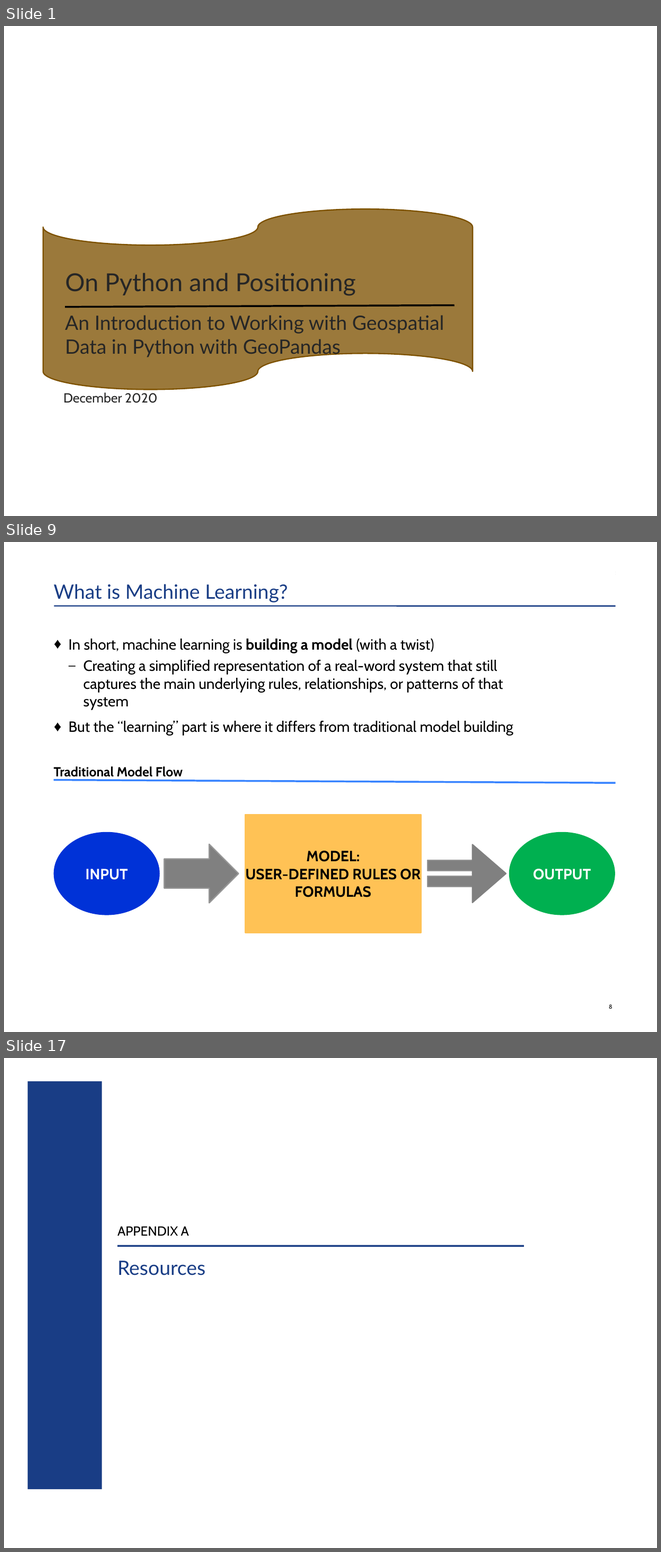
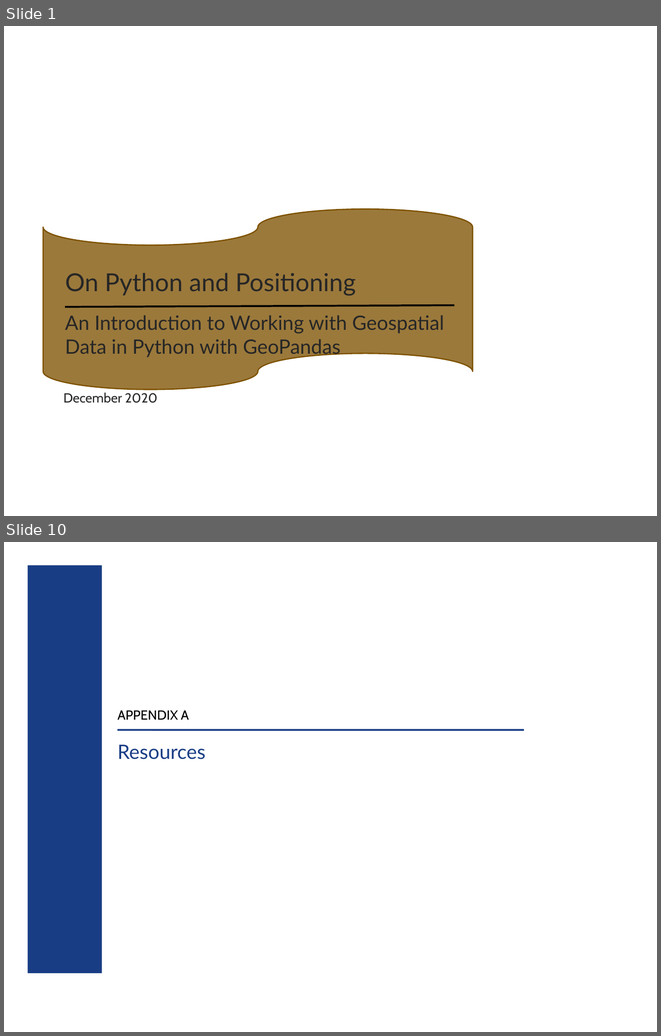
Before and after one commit to HKuz/Geospatial_Overview, a slide deck: BOS-PY_Presentation/OverviewOfUsingGeospatialDataInPython.pptx. Shown one above the other, each under a label of ours: slides 1, 9 and 17 before the commit, slides 1 and 10 after it; the slides between them are not shown. The pictures are 661x1552 and 661x1036 pixels, drawn with LibreOffice and Linux fonts; fonts in the diff are those of the drawing; background and template pictures are left out. Boxes give left, top, right and bottom in pixels: in the first picture for what was removed or moved away, otherwise in the second. Text is boxed around its words. In the diff, an @@ line names an element or a change of style, - is before the commit and + after.

```diff
--- a/BOS-PY_Presentation/OverviewOfUsingGeospatialDataInPython.pptx
+++ b/BOS-PY_Presentation/OverviewOfUsingGeospatialDataInPython.pptx
@@ slide 9 removed at [4,542,657,1032], background #FFFFFF @@
@@ title removed at [54,542,616,603] @@
-What is Machine Learning?
@@ line removed from (54, 606) to (616, 606) @@
@@ text removed at [69,638,513,735] @@
-    ♦ In short, machine learning is building a model (with a twist)
-      – Creating a simplified representation of a real-word system that still captures the main underlying rules, relationships, or patterns of that system
-    ♦ But the “learning” part is where it differs from traditional model building
@@ text removed at [54,766,183,777] @@
-Traditional Model Flow
@@ line removed from (54, 780) to (616, 783) @@
@@ rectangle removed at [245,814,421,933] @@
-MODEL:
-USER-DEFINED RULES OR FORMULAS
@@ ellipse removed at [54,832,160,915] @@
-INPUT
@@ ellipse removed at [509,832,616,915] @@
-OUTPUT
@@ right arrow removed at [164,844,238,903] @@
@@ math equal removed at [420,850,482,896] @@
@@ triangle removed at [473,844,505,902] @@
@@ page number removed at [609,1004,612,1008] @@
-8
@@ what was slide 17 is now slide 10 @@
```
Also in this commit, not shown: 8 slides changed, 6 other slides removed, 16 other files.
